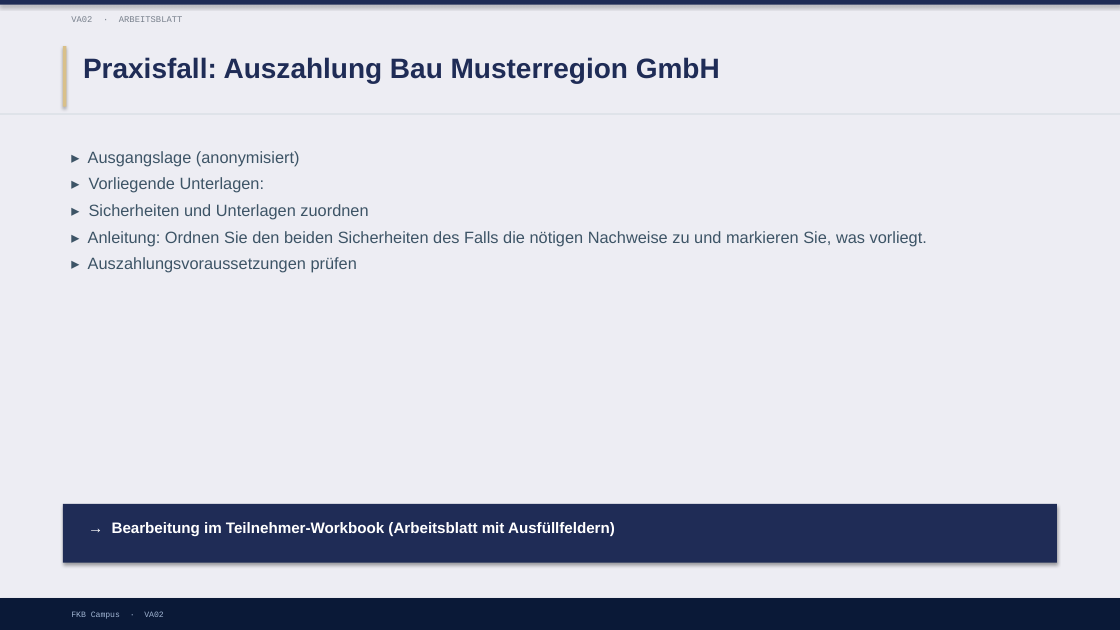
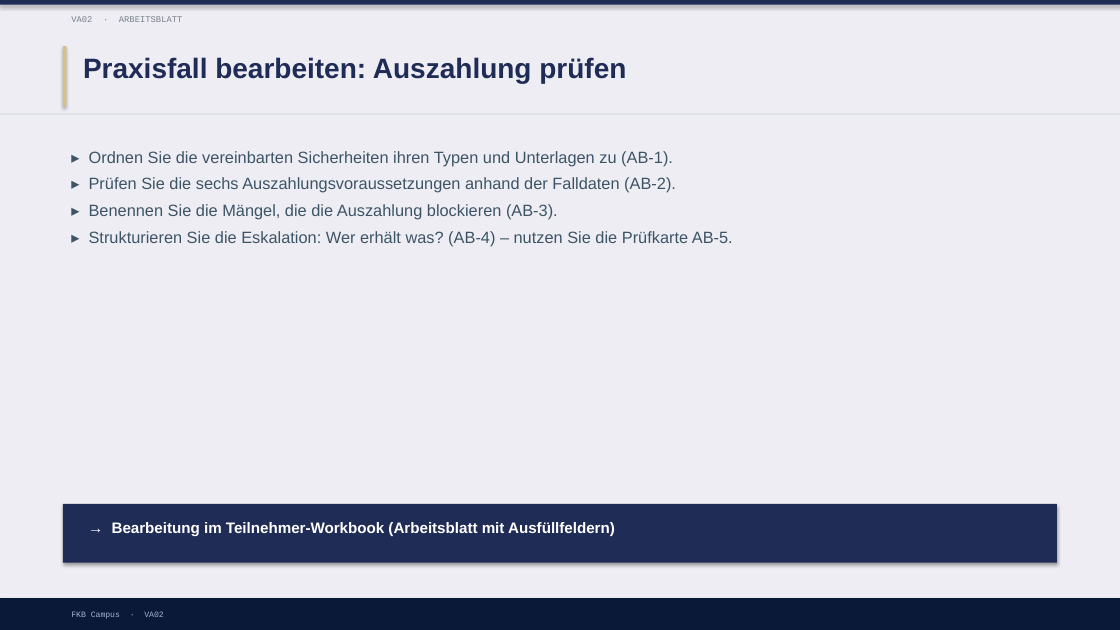
Before and after one commit to ck5rqc47pr-byte/firmenkundenakademie-online, a slide deck: slide 14 of protected-downloads/praesentation/VA02.pptx (slide 7 before the commit). Drawn at 1120x630 pixels with LibreOffice and Linux fonts; fonts in the diff are those of the drawing. Boxes give left, top, right and bottom in pixels: in the first picture for what was removed or moved away, otherwise in the second. Text is boxed around its words. In the diff, an @@ line names an element or a change of style, - is before the commit and + after.

```diff
--- a/protected-downloads/praesentation/VA02.pptx
+++ b/protected-downloads/praesentation/VA02.pptx
@@ text at [83,57,626,83]: text changed @@
-Praxisfall: Auszahlung Bau Musterregion GmbH
+Praxisfall bearbeiten: Auszahlung prüfen
@@ text at [89,151,733,246]: text changed @@
-▸ Ausgangslage (anonymisiert)
-▸ Vorliegende Unterlagen:
-▸ Sicherheiten und Unterlagen zuordnen
-▸ Anleitung: Ordnen Sie den beiden Sicherheiten des Falls die nötigen Nachweise zu und markieren Sie, was vorliegt.
-▸ Auszahlungsvoraussetzungen prüfen
+▸ Ordnen Sie die vereinbarten Sicherheiten ihren Typen und Unterlagen zu (AB-1).
+▸ Prüfen Sie die sechs Auszahlungsvoraussetzungen anhand der Falldaten (AB-2).
+▸ Benennen Sie die Mängel, die die Auszahlung blockieren (AB-3).
+▸ Strukturieren Sie die Eskalation: Wer erhält was? (AB-4) – nutzen Sie die Prüfkarte AB-5.
```
Also in this commit, not shown: 3 other slides changed, 8 slides added, 5 other files.
